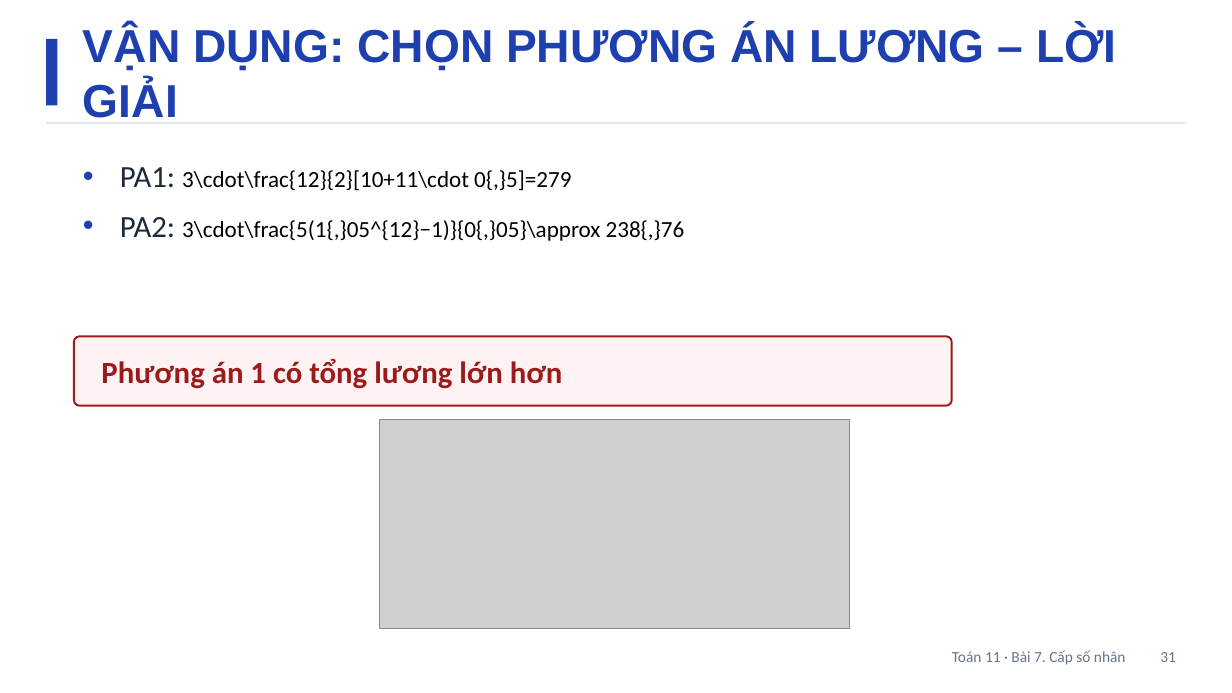
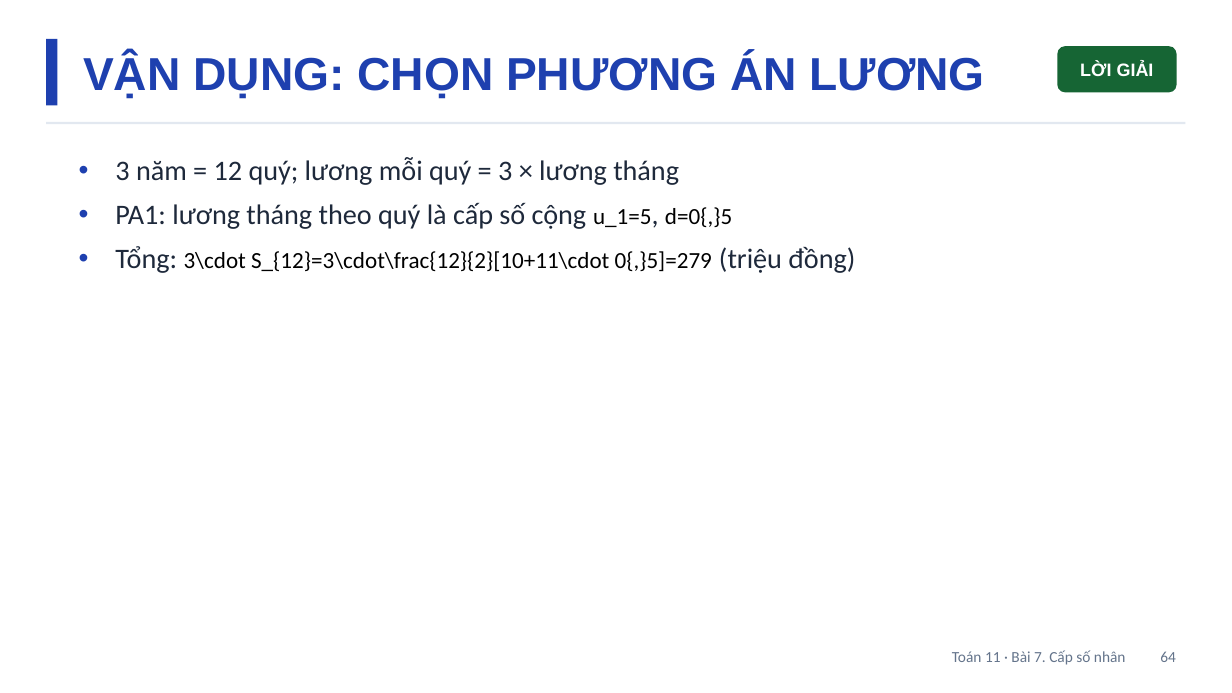
Before and after one commit to Trangtu66/Taode_thi_online, a slide deck: slide 64 of slide/Slide_TOAN11_Bai7_T15-16.pptx (slide 31 before the commit). Drawn at 1232x693 pixels with LibreOffice and Linux fonts; fonts in the diff are those of the drawing; grey boxes stand for pictures. Boxes give left, top, right and bottom in pixels: in the first picture for what was removed or moved away, otherwise in the second. Text is boxed around its words. In the diff, an @@ line names an element or a change of style, - is before the commit and + after.

```diff
--- a/slide/Slide_TOAN11_Bai7_T15-16.pptx
+++ b/slide/Slide_TOAN11_Bai7_T15-16.pptx
@@ text at (x1=83, y1=53, x2=985, y2=99): text changed @@
-VẬN DỤNG: CHỌN PHƯƠNG ÁN LƯƠNG – LỜI GIẢI
+VẬN DỤNG: CHỌN PHƯƠNG ÁN LƯƠNG
@@ rounded rectangle added at (x1=1057, y1=46, x2=1177, y2=92), fill #166534, 14 pt, text #FFFFFF, bold @@
+LỜI GIẢI
@@ text at (x1=115, y1=157, x2=855, y2=273): text changed; size 18 to 22 pt; text colour #000000 to #1E293B @@
-• PA1: 3\cdot\frac{12}{2}[10+11\cdot 0{,}5]=279
-• PA2: 3\cdot\frac{5(1{,}05^{12}−1)}{0{,}05}\approx 238{,}76
+• 3 năm = 12 quý; lương mỗi quý = 3 × lương tháng
+• PA1: lương tháng theo quý là cấp số cộng u_1=5, d=0{,}5
+• Tổng: 3\cdot S_{12}=3\cdot\frac{12}{2}[10+11\cdot 0{,}5]=279 (triệu đồng)
@@ rounded rectangle removed at (x1=74, y1=336, x2=952, y2=406) @@
@@ text removed at (x1=101, y1=359, x2=563, y2=389) @@
-Phương án 1 có tổng lương lớn hơn
@@ picture removed at (x1=380, y1=420, x2=849, y2=628) @@
@@ text at (x1=952, y1=650, x2=1176, y2=665): text changed @@
-Toán 11 · Bài 7. Cấp số nhân 31
+Toán 11 · Bài 7. Cấp số nhân 64
```
Also in this commit, not shown: 32 other slides changed, 35 slides added, 1 slide removed, 8 other files.
